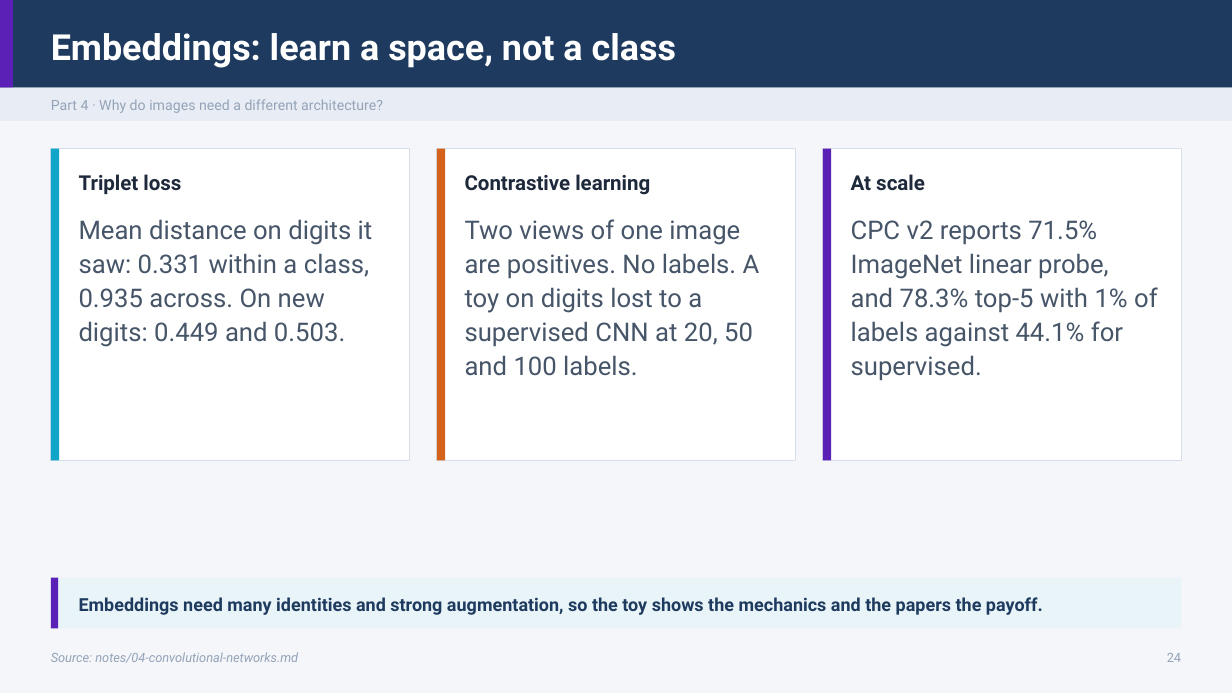
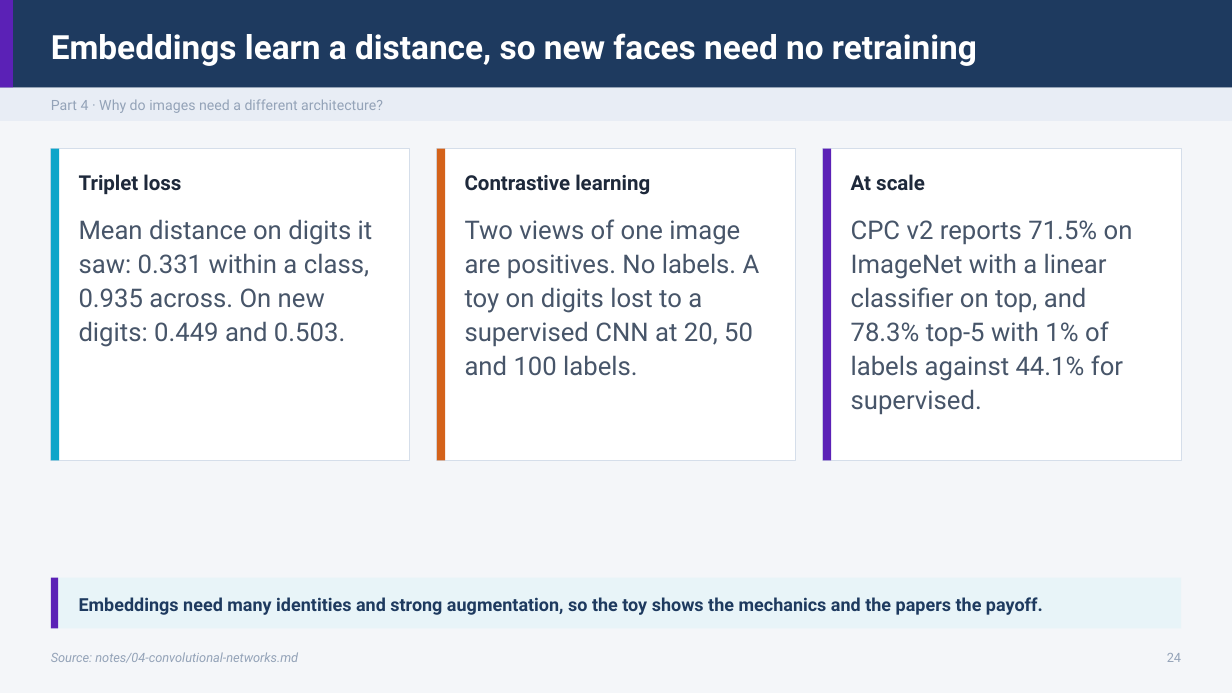
Before and after one commit to ramseywise/learn-ai-engineering, a slide deck: slide 24 of data-science/02-deep-learning/slides/deep-learning.pptx. Drawn at 1232x693 pixels with LibreOffice and Linux fonts; fonts in the diff are those of the drawing. Boxes give left, top, right and bottom in pixels: in the first picture for what was removed or moved away, otherwise in the second. Text is boxed around its words. In the diff, an @@ line names an element or a change of style, - is before the commit and + after.

```diff
--- a/data-science/02-deep-learning/slides/deep-learning.pptx
+++ b/data-science/02-deep-learning/slides/deep-learning.pptx
@@ text at box(51, 33, 977, 66): text changed; size 28 to 26 pt @@
-Embeddings: learn a space, not a class
+Embeddings learn a distance, so new faces need no retraining
@@ text at box(851, 220, 1133, 415): text changed @@
-CPC v2 reports 71.5% ImageNet linear probe, and 78.3% top-5 with 1% of labels against 44.1% for supervised.
+CPC v2 reports 71.5% on ImageNet with a linear classifier on top, and 78.3% top-5 with 1% of labels against 44.1% for supervised.
```
Also in this commit, not shown: 24 other slides changed, 18 other files.
